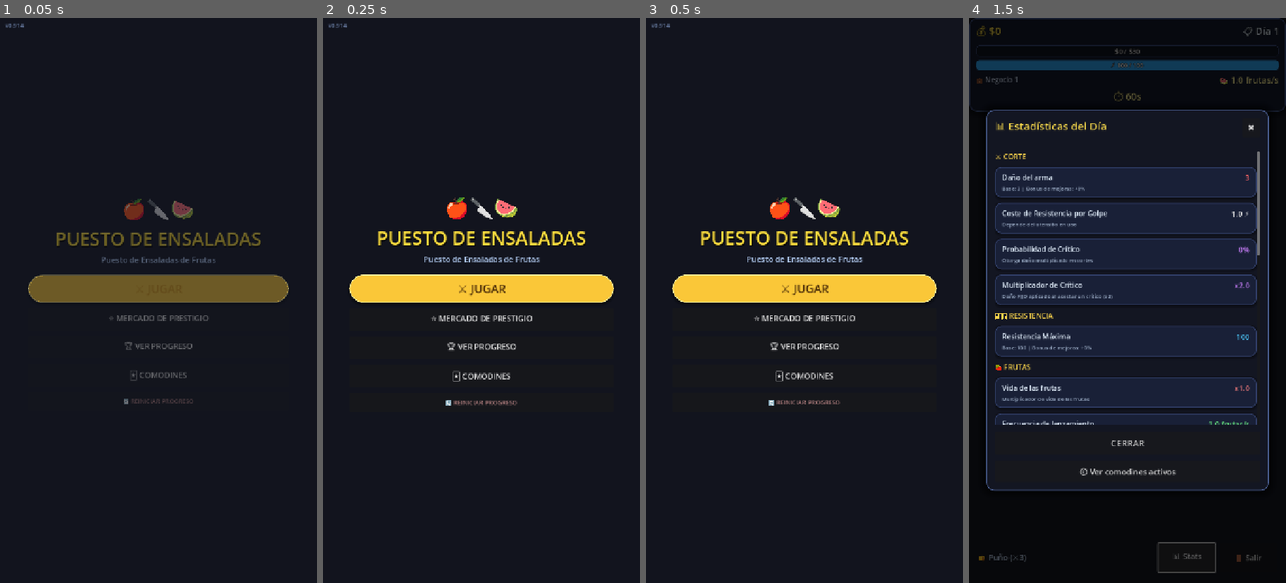
Above: before the commit, frames 1-4 (left to right).
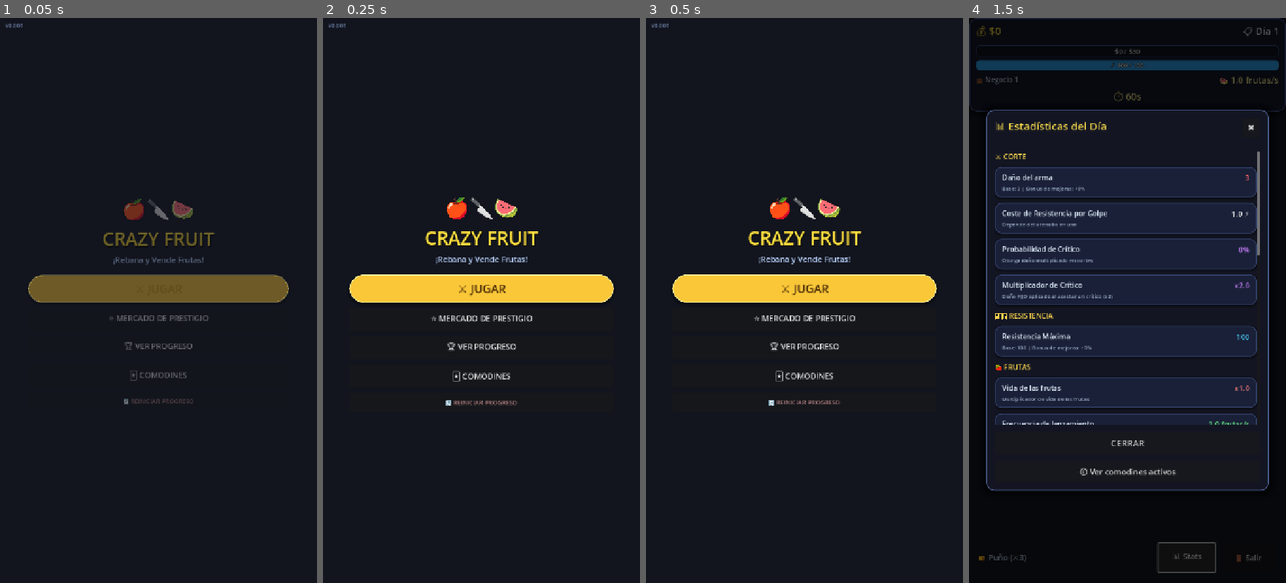
Above: after the commit, the same moments.

Repository: JvWyatt/CrazyFruit
Game: Godot game, scene res://scenes/Main.tscn
Same seed, same stepped clock (60 frames per second), same inputs: the game is played once before the commit and once after it.
Inputs:
- Up to frame 1 (0.05 s): no input
- Up to frame 2 (0.25 s): no input
- Up to frame 3 (0.5 s): no input
- Up to frame 4 (1.5 s): click "⚔️ JUGAR" at 0.5 s; click "📊 Stats" at 1.25 s

The runs differ from the first frame. In frame 1, 1.0% of the frame differs, in the area x 4-83%, y 1-44%; in frame 2, 1.4%; in frame 3, 1.4%; in frame 4, nothing differs.

Commit message:
rebrand: Crazy Fruit v0.001 - version en menu y preset de exportacion

Diff:
--- a/project.godot
+++ b/project.godot
@@ -10,9 +10,9 @@
 
 [application]
 
-config/name="Fruit Cutter"
-config/description="MVP Roguelite Incremental 2D Fruit Cutting Mobile Game"
-config/version="0.914"
+config/name="Crazy Fruit"
+config/description="Crazy Fruit - Incremental 2D Fruit Cutting Mobile Game"
+config/version="0.001"
 run/main_scene="res://scenes/Main.tscn"
 config/features=PackedStringArray("4.5", "GL Compatibility")
 config/icon="res://icon.svg"
--- a/scenes/ui/MainMenu.tscn
+++ b/scenes/ui/MainMenu.tscn
@@ -116,14 +116,14 @@
 theme_override_colors/font_shadow_color = Color(0, 0, 0, 0.8)
 theme_override_constants/shadow_offset_y = 3
 theme_override_font_sizes/font_size = 42
-text = "PUESTO DE ENSALADAS"
+text = "CRAZY FRUIT"
 horizontal_alignment = 1
 
 [node name="SubtitleLabel" type="Label" parent="CenterVBox/TitleVBox"]
 layout_mode = 2
 theme_override_colors/font_color = Color(0.7, 0.8, 0.95, 1)
 theme_override_font_sizes/font_size = 18
-text = "Puesto de Ensaladas de Frutas"
+text = "¡Rebana y Vende Frutas!"
 horizontal_alignment = 1
 
 [node name="ButtonsVBox" type="VBoxContainer" parent="CenterVBox"]
Not shown, changed: export_presets.cfg
